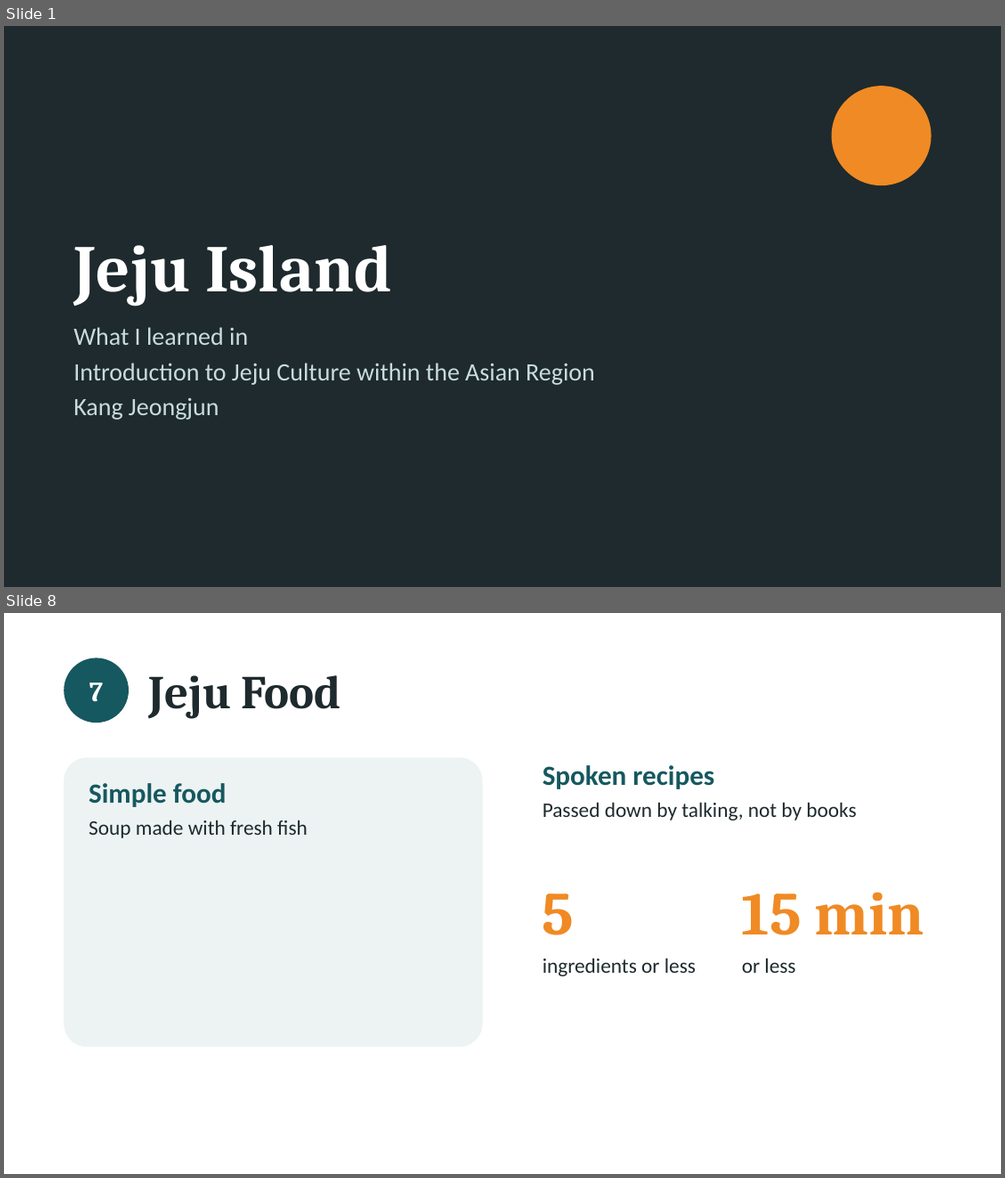
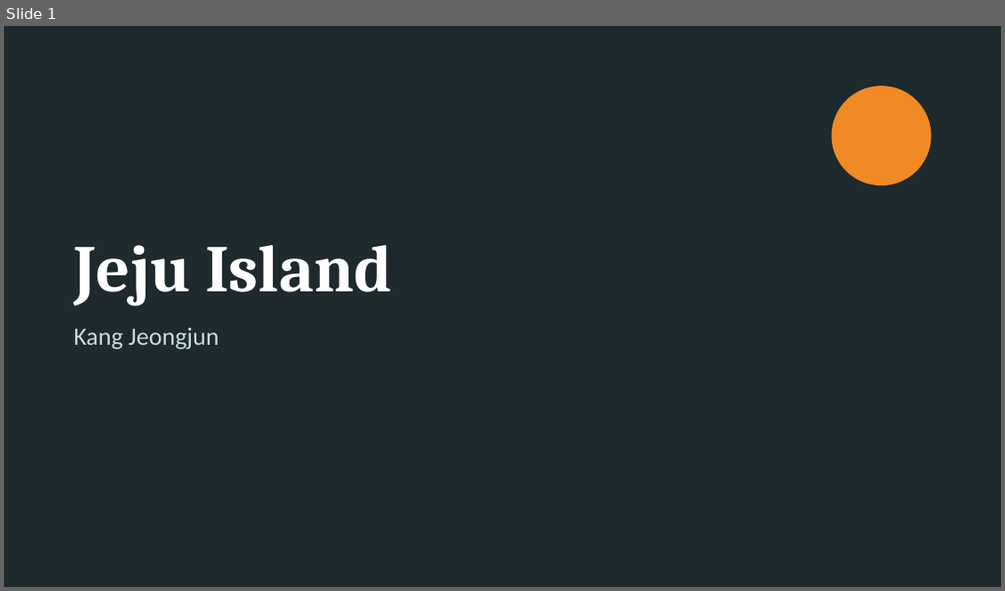
Before and after one commit to a44830300-arch/shaohong, a slide deck: 학업/아시아속의제주문화/Jeju_Culture_Final_5min_easy.pptx. Shown one above the other, each under a label of ours: slides 1 and 8 before the commit, slide 1 after it; the slides between them are not shown. The pictures are 1005x1178 and 1005x591 pixels, drawn with LibreOffice and Linux fonts; fonts in the diff are those of the drawing. Boxes give left, top, right and bottom in pixels: in the first picture for what was removed or moved away, otherwise in the second. Text is boxed around its words. In the diff, an @@ line names an element or a change of style, - is before the commit and + after.

```diff
--- a/학업/아시아속의제주문화/Jeju_Culture_Final_5min_easy.pptx
+++ b/학업/아시아속의제주문화/Jeju_Culture_Final_5min_easy.pptx
@@ slide 8 removed at (4,613,1001,1174), background #FFFFFF @@
@@ ellipse removed at (64,657,129,722) @@
@@ text removed at (89,682,103,702) @@
-7
@@ text removed at (148,675,341,719) @@
-Jeju Food
@@ rounded rectangle removed at (64,757,483,1046) @@
@@ text removed at (542,765,856,820) @@
-Spoken recipes
-Passed down by talking, not by books
@@ text removed at (89,783,307,838) @@
-Simple food
-Soup made with fresh fish
@@ text removed at (542,893,574,935) @@
-5
@@ text removed at (742,892,924,935) @@
-15 min
@@ text removed at (542,957,696,976) @@
-ingredients or less
@@ text removed at (742,957,795,973) @@
-or less
@@ slide 1 changed as well @@
@@ text at (73,327,595,385): paragraphs removed @@
-What I learned in
-Introduction to Jeju Culture within the Asian Region
```
Also in this commit, not shown: 6 other slides changed, 1 slide added, 2 other slides removed, 1 other file.
